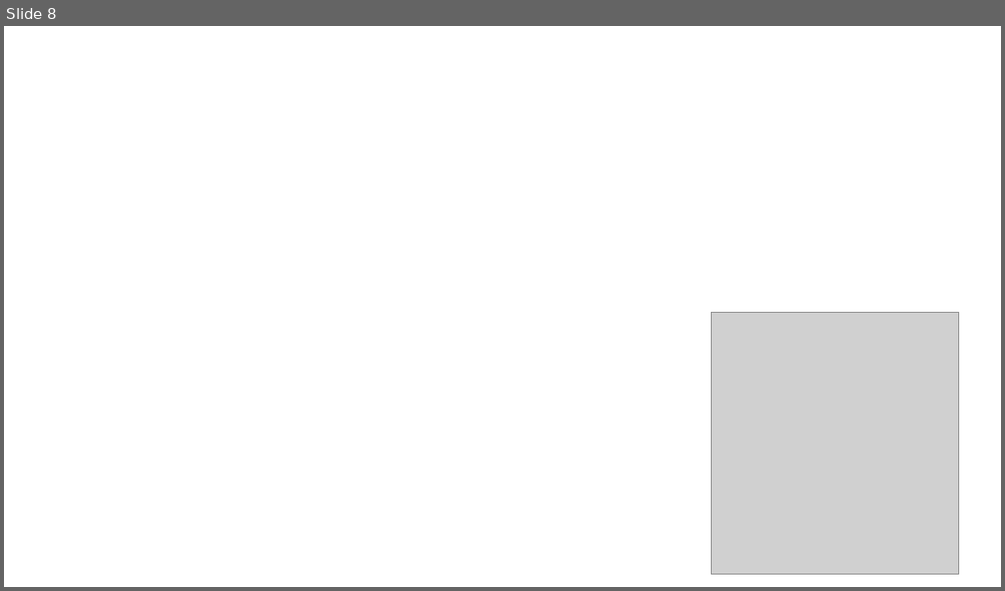
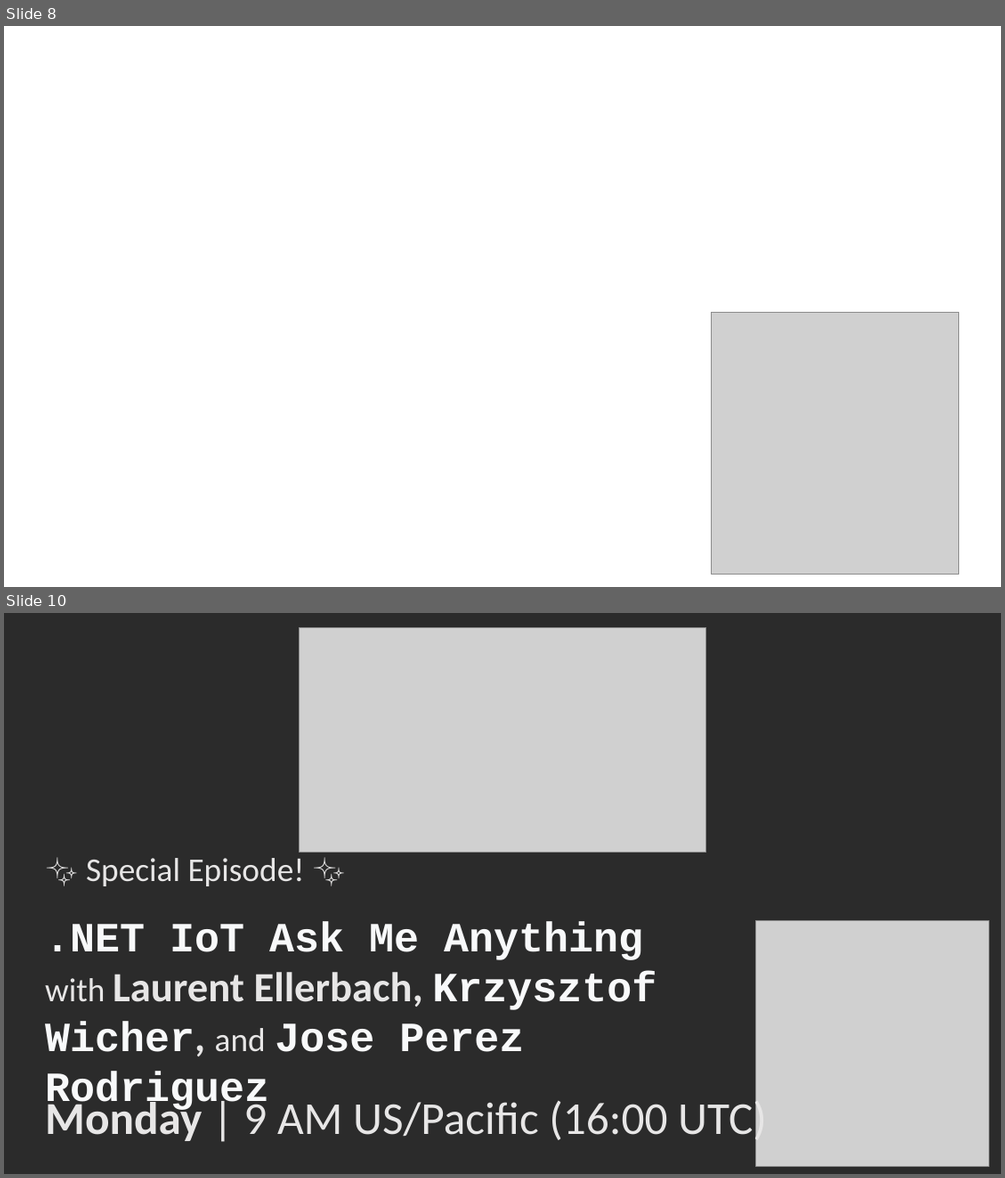
Before and after one commit to CamSoper/thedotnetdocs, a slide deck: media/bumpers/Bumpers.pptx. Shown one above the other, each under a label of ours: slide 8 before the commit, slides 8 and 10 after it; the slides between them are not shown. The pictures are 1005x591 and 1005x1178 pixels, drawn with LibreOffice and Linux fonts; fonts in the diff are those of the drawing; grey boxes stand for pictures; background and template pictures are left out; a plain dark background stands for a picture behind light text. Boxes give left, top, right and bottom in pixels: in the first picture for what was removed or moved away, otherwise in the second. Text is boxed around its words. In the diff, an @@ line names an element or a change of style, - is before the commit and + after.

```diff
--- a/media/bumpers/Bumpers.pptx
+++ b/media/bumpers/Bumpers.pptx
@@ slide 10 added at (4,613,1001,1174), background picture (left out) @@
@@ picture added at (299,628,706,852) @@
@@ text added at (45,858,656,1056), 40 pt, text #F8F9FA, bold @@
+✨ Special Episode! ✨
+.NET IoT Ask Me Anything
+with Laurent Ellerbach, Krzysztof Wicher, and Jose Perez Rodriguez
@@ picture added at (756,921,989,1167) @@
@@ text added at (45,1095,767,1144), 44 pt, text #E7E6E6 @@
+Monday | 9 AM US/Pacific (16:00 UTC)
```
Also in this commit, not shown: 1 slide changed, 2 other slides added, 1 slide removed.
